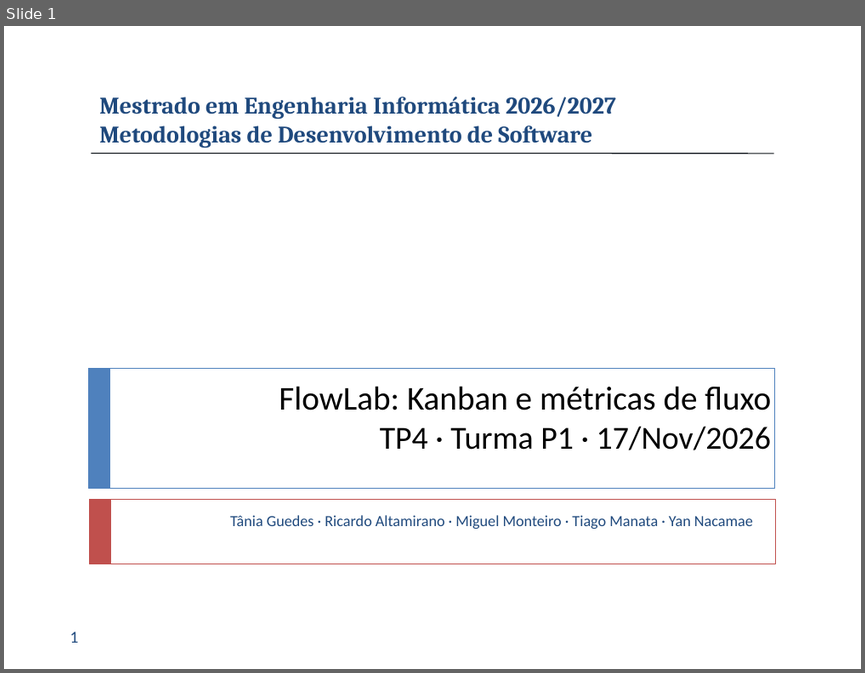
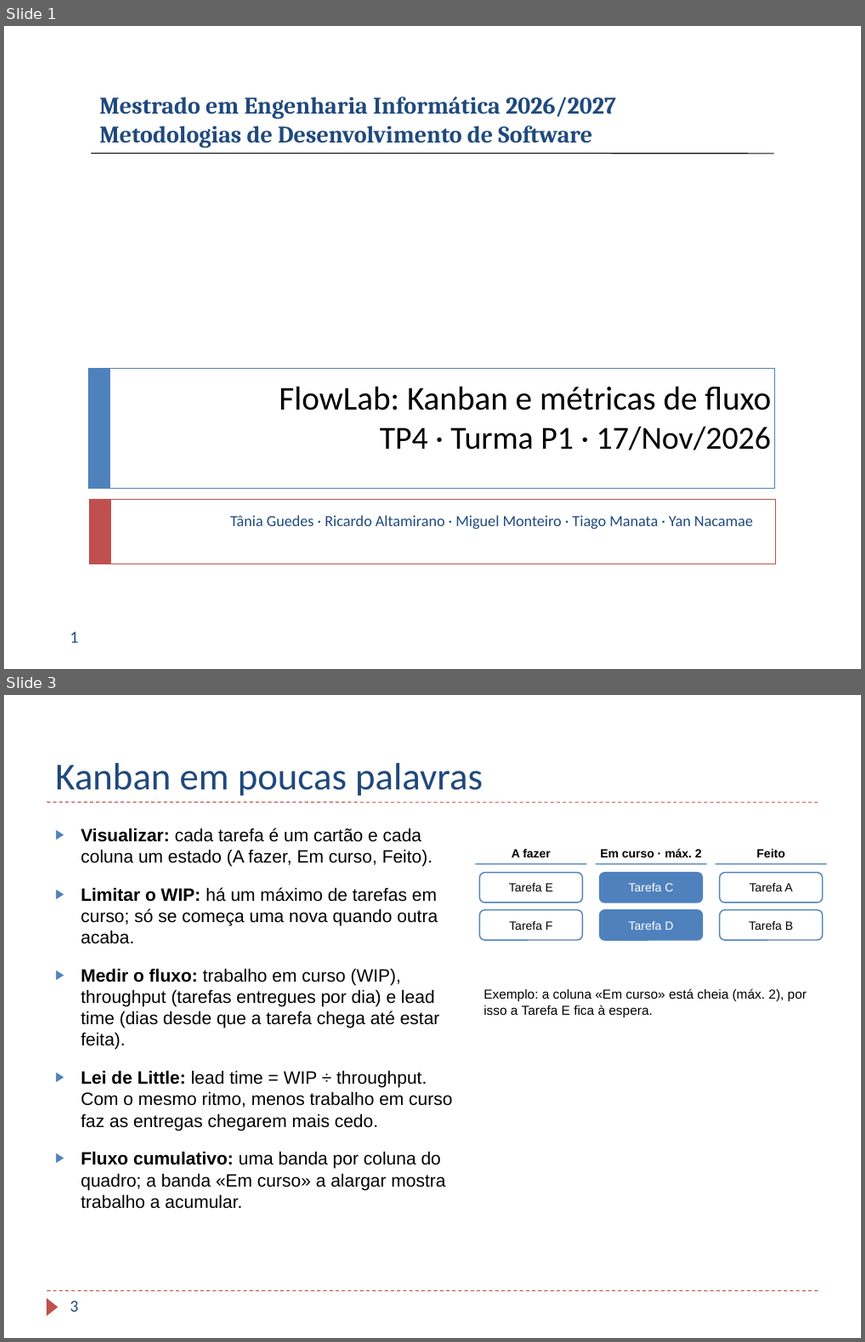
Before and after one commit to TaniaBmGuedes/MDS-TP4, a slide deck: entrega/07_Apresentacao_Final.pptx. Shown one above the other, each under a label of ours: slide 1 before the commit, slides 1 and 3 after it; the slides between them are not shown. The pictures are 865x673 and 865x1342 pixels, drawn with LibreOffice and Linux fonts; fonts in the diff are those of the drawing; background and template pictures are left out. Boxes give left, top, right and bottom in pixels: in the first picture for what was removed or moved away, otherwise in the second. Text is boxed around its words. In the diff, an @@ line names an element or a change of style, - is before the commit and + after.

Commit message:
Apresentação: sem capturas do site; um slide com o percurso dos 7 passos (o site é mostrado ao vivo)

```diff
--- a/entrega/07_Apresentacao_Final.pptx
+++ b/entrega/07_Apresentacao_Final.pptx
@@ slide 3 added at [4, 695, 861, 1338], background #FFFFFF @@
@@ title added at [55, 763, 483, 796], 32 pt, text #1F497D @@
+Kanban em poucas palavras
@@ line added from (46, 802) to (818, 802), #C0504D 0.75 pt dashed @@
@@ text added at [80, 828, 452, 1208], 15 pt, text #000000 @@
+▶ Visualizar: cada tarefa é um cartão e cada coluna um estado (A fazer, Em curso, Feito).
+▶ Limitar o WIP: há um máximo de tarefas em curso; só se começa uma nova quando outra acaba.
+▶ Medir o fluxo: trabalho em curso (WIP), throughput (tarefas entregues por dia) e lead time (dias desde que a tarefa chega até estar feita).
+▶ Lei de Little: lead time = WIP ÷ throughput. Com o mesmo ritmo, menos trabalho em curso faz as entregas chegarem mais cedo.
+▶ Fluxo cumulativo: uma banda por coluna do quadro; a banda «Em curso» a alargar mostra trabalho a acumular.
@@ line added from (475, 864) to (586, 864), #4F81BD 1 pt @@
@@ rounded rectangle added at [479, 873, 582, 902], outline #4F81BD 1 pt, 10 pt, text #000000 @@
+Tarefa E
@@ text added at [511, 849, 551, 857], 10 pt, text #000000, bold @@
+A fazer
@@ line added from (596, 864) to (707, 864), #4F81BD 1 pt @@
@@ text added at [600, 848, 702, 857], 10 pt, text #000000, bold @@
+Em curso · máx. 2
@@ rounded rectangle added at [600, 873, 703, 902], fill #4F81BD, outline #4F81BD 1 pt, 10 pt, text #FFFFFF @@
+Tarefa C
@@ line added from (715, 864) to (827, 864), #4F81BD 1 pt @@
@@ rounded rectangle added at [720, 873, 823, 902], outline #4F81BD 1 pt, 10 pt, text #000000 @@
+Tarefa A
@@ text added at [756, 849, 784, 857], 10 pt, text #000000, bold @@
+Feito
@@ rounded rectangle added at [479, 910, 582, 940], outline #4F81BD 1 pt, 10 pt, text #000000 @@
+Tarefa F
@@ rounded rectangle added at [600, 910, 703, 940], fill #4F81BD, outline #4F81BD 1 pt, 10 pt, text #FFFFFF @@
+Tarefa D
@@ rounded rectangle added at [720, 910, 823, 940], outline #4F81BD 1 pt, 10 pt, text #000000 @@
+Tarefa B
@@ text added at [483, 988, 806, 1017], 11 pt, text #000000 @@
+Exemplo: a coluna «Em curso» está cheia (máx. 2), por isso a Tarefa E fica à espera.
@@ line added from (46, 1291) to (818, 1291), #C0504D 0.75 pt dashed @@
@@ triangle added at [46, 1298, 58, 1315], fill #C0504D @@
@@ page number added at [70, 1300, 79, 1311], 14 pt, text #1F497D @@
+3
```
Also in this commit, not shown: 5 slides changed, 4 other slides added, 4 slides removed.
